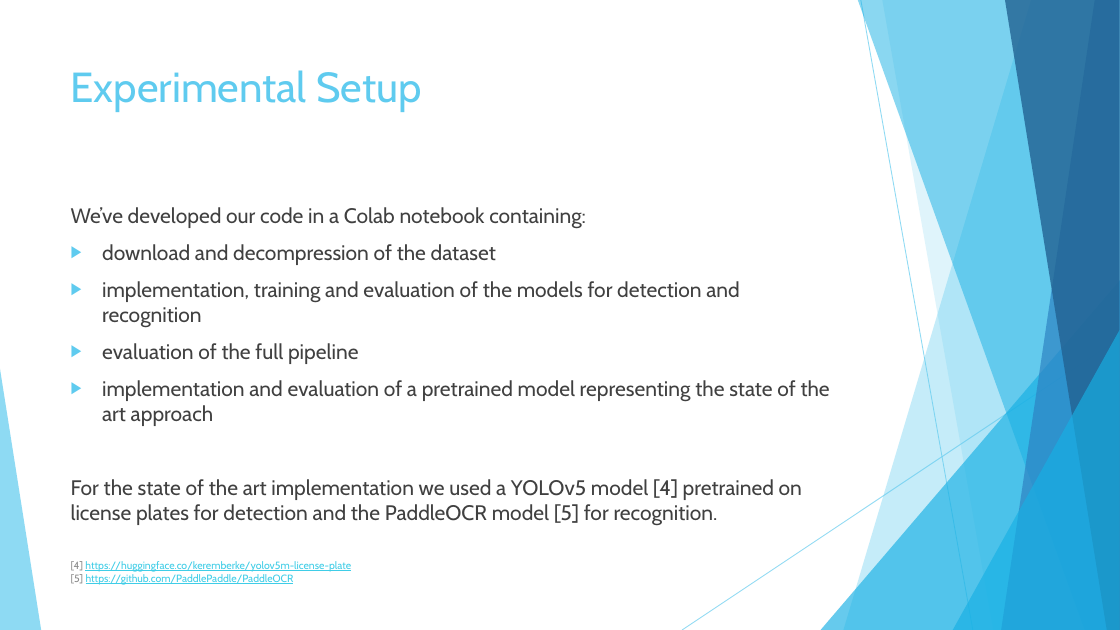
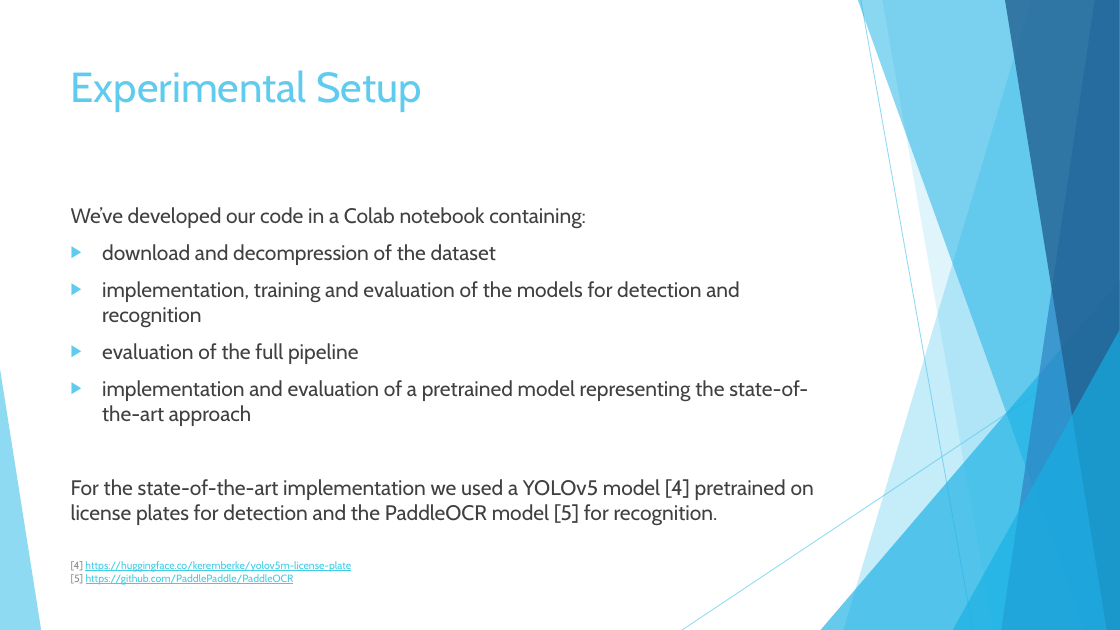
Before and after one commit to onorio21/CV_License_plate_detection_recognition, a slide deck: slide 8 of LicensePlatePresentation.pptx. Drawn at 1120x630 pixels with LibreOffice and Linux fonts; fonts in the diff are those of the drawing. Boxes give left, top, right and bottom in pixels: in the first picture for what was removed or moved away, otherwise in the second. Text is boxed around its words. In the diff, an @@ line names an element or a change of style, - is before the commit and + after.

```diff
--- a/LicensePlatePresentation.pptx
+++ b/LicensePlatePresentation.pptx
@@ text at box(71, 380, 814, 525): text changed @@
-▶ implementation and evaluation of a pretrained model representing the state of the art approach
-For the state of the art implementation we used a YOLOv5 model [4] pretrained on license plates for detection and the PaddleOCR model [5] for recognition.
+▶ implementation and evaluation of a pretrained model representing the state-of-the-art approach
+For the state-of-the-art implementation we used a YOLOv5 model [4] pretrained on license plates for detection and the PaddleOCR model [5] for recognition.
```
Also in this commit, not shown: 3 other slides changed, 8 slides added, 2 slides removed.
